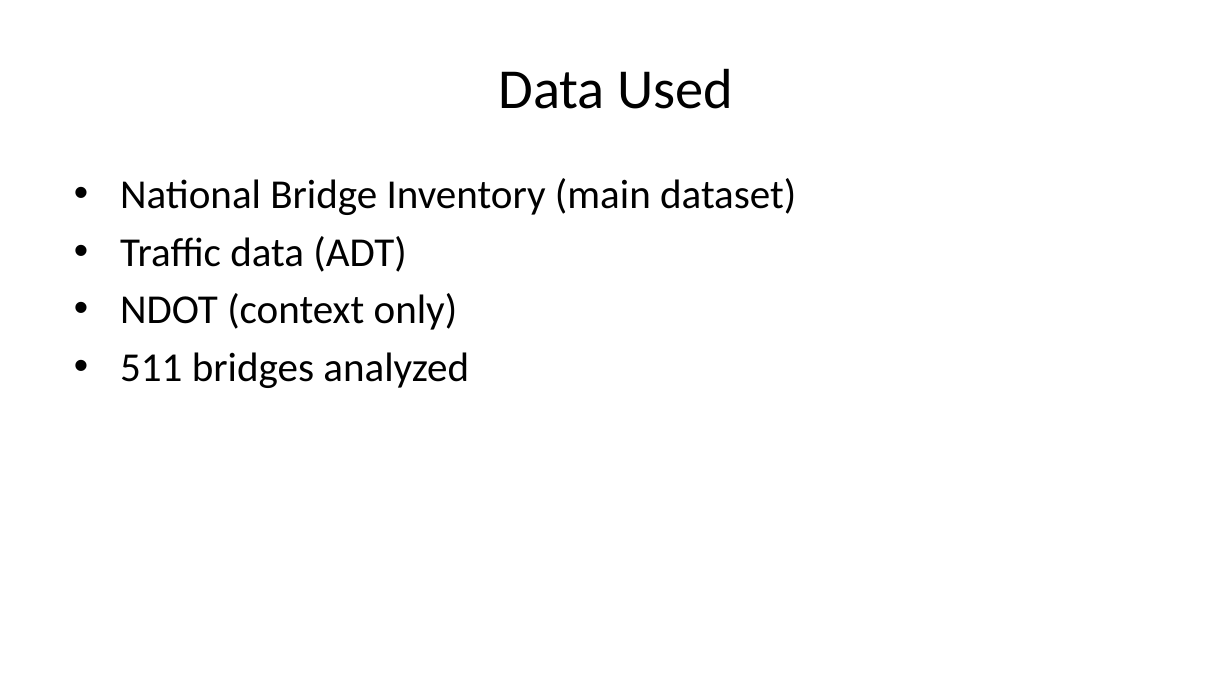
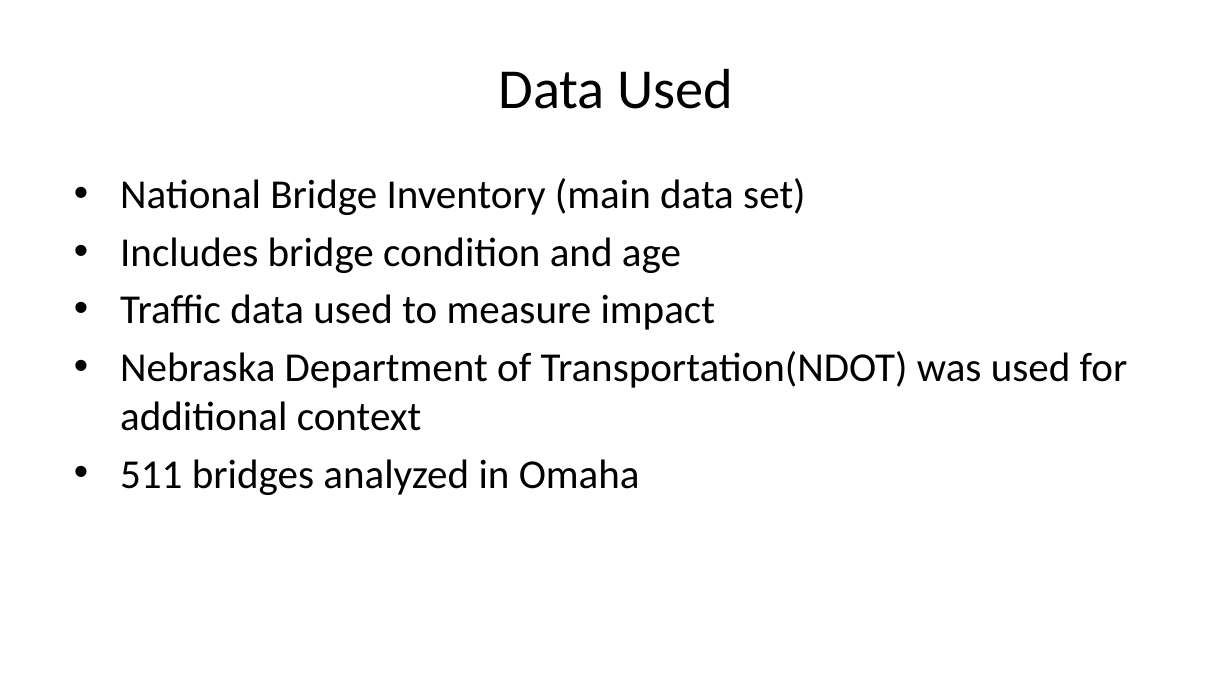
Before and after one commit to unl-statistics/business-report-MRB2429, a slide deck: slide 4 of slides.pptx. Drawn at 1232x693 pixels with LibreOffice and Linux fonts; fonts in the diff are those of the drawing. Boxes give left, top, right and bottom in pixels: in the first picture for what was removed or moved away, otherwise in the second. Text is boxed around its words. In the diff, an @@ line names an element or a change of style, - is before the commit and + after.

Commit message:
Updated Slides

```diff
--- a/slides.pptx
+++ b/slides.pptx
@@ text at (x1=120, y1=178, x2=1128, y2=495): text changed @@
-• National Bridge Inventory (main dataset)
-• Traffic data (ADT)
-• NDOT (context only)
-• 511 bridges analyzed
+• National Bridge Inventory (main data set)
+• Includes bridge condition and age
+• Traffic data used to measure impact
+• Nebraska Department of Transportation(NDOT) was used for additional context
+• 511 bridges analyzed in Omaha
```
Also in this commit, not shown: 5 other slides changed, 1 slide added, 4 other files.
